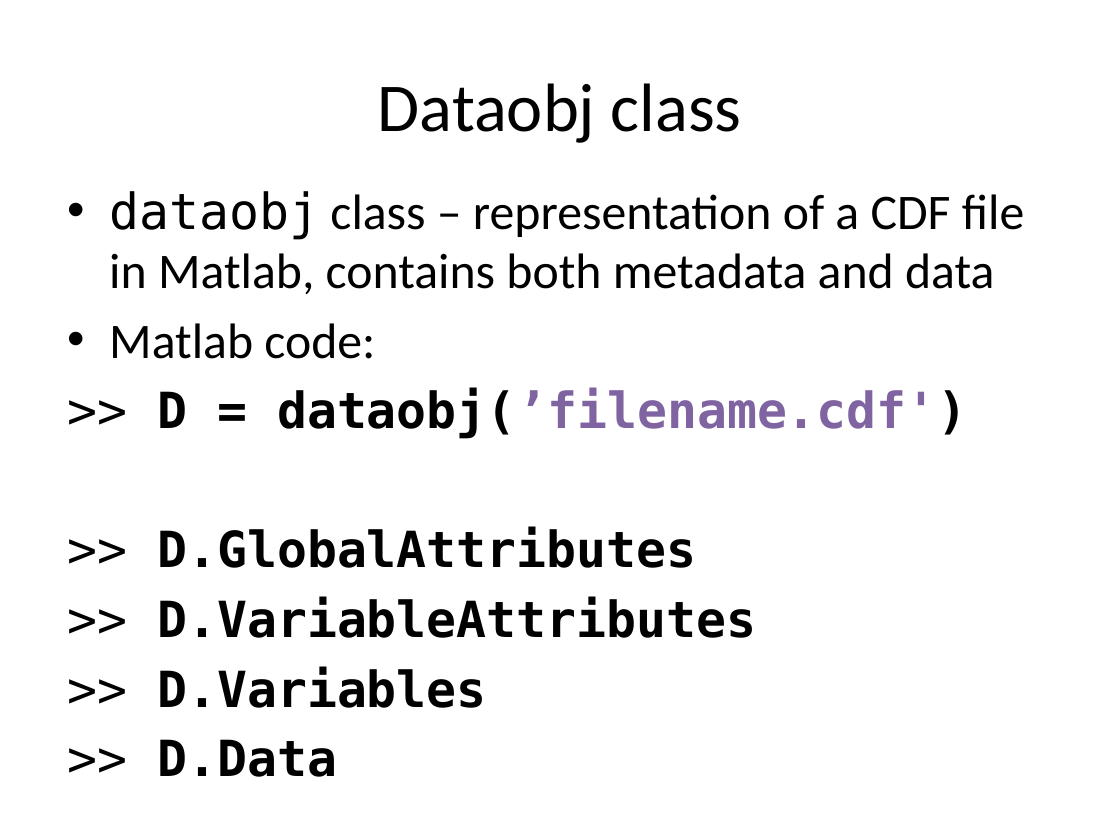
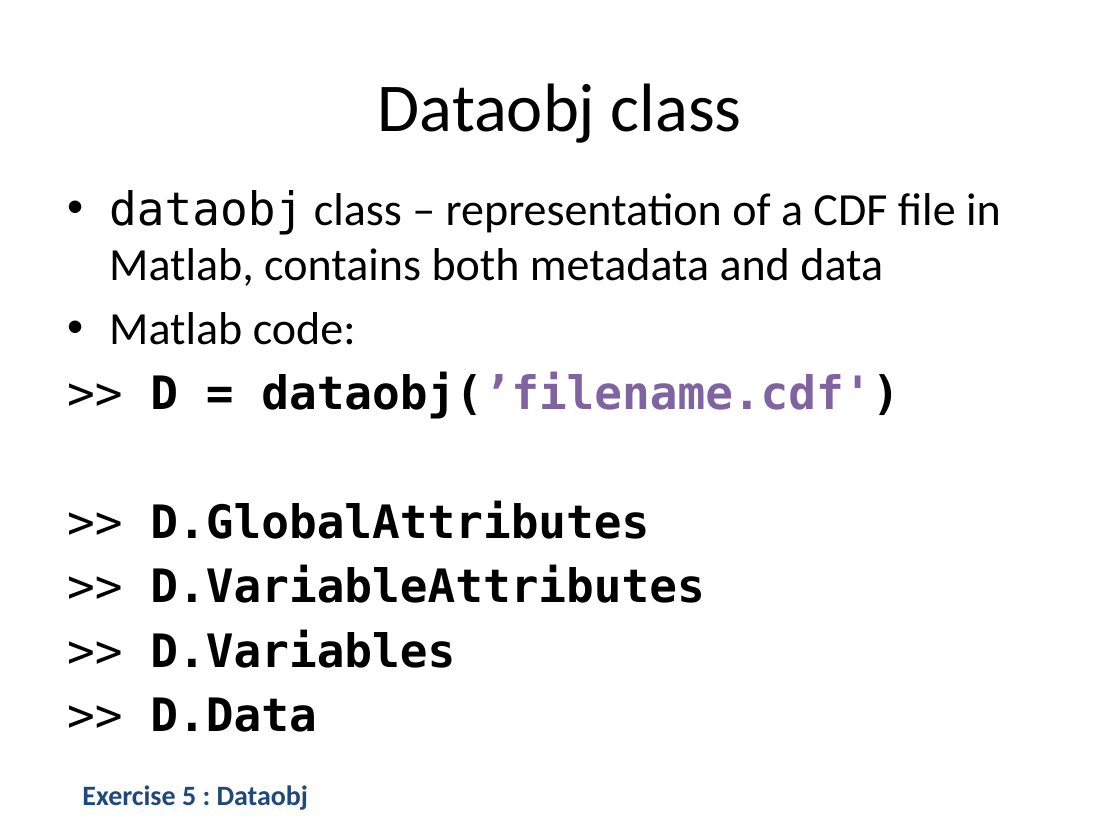
Before and after one commit to irfu/Nordita_Magnetic_Reconnection_School_2015, a slide deck: slide 14 of Lectures/Lecture_1.pptx. Drawn at 1120x840 pixels with LibreOffice and Linux fonts; fonts in the diff are those of the drawing. Boxes give left, top, right and bottom in pixels: in the first picture for what was removed or moved away, otherwise in the second. Text is boxed around its words. In the diff, an @@ line names an element or a change of style, - is before the commit and + after.

```diff
--- a/Lectures/Lecture_1.pptx
+++ b/Lectures/Lecture_1.pptx
@@ text "dataobj class – representation of ..." at (109, 190, 1001, 732): size 32 to 29.6 pt @@
@@ text added at (82, 785, 309, 810), 18 pt, text #1F497D, bold @@
+Exercise 5 : Dataobj
```
Also in this commit, not shown: 5 other slides changed.
